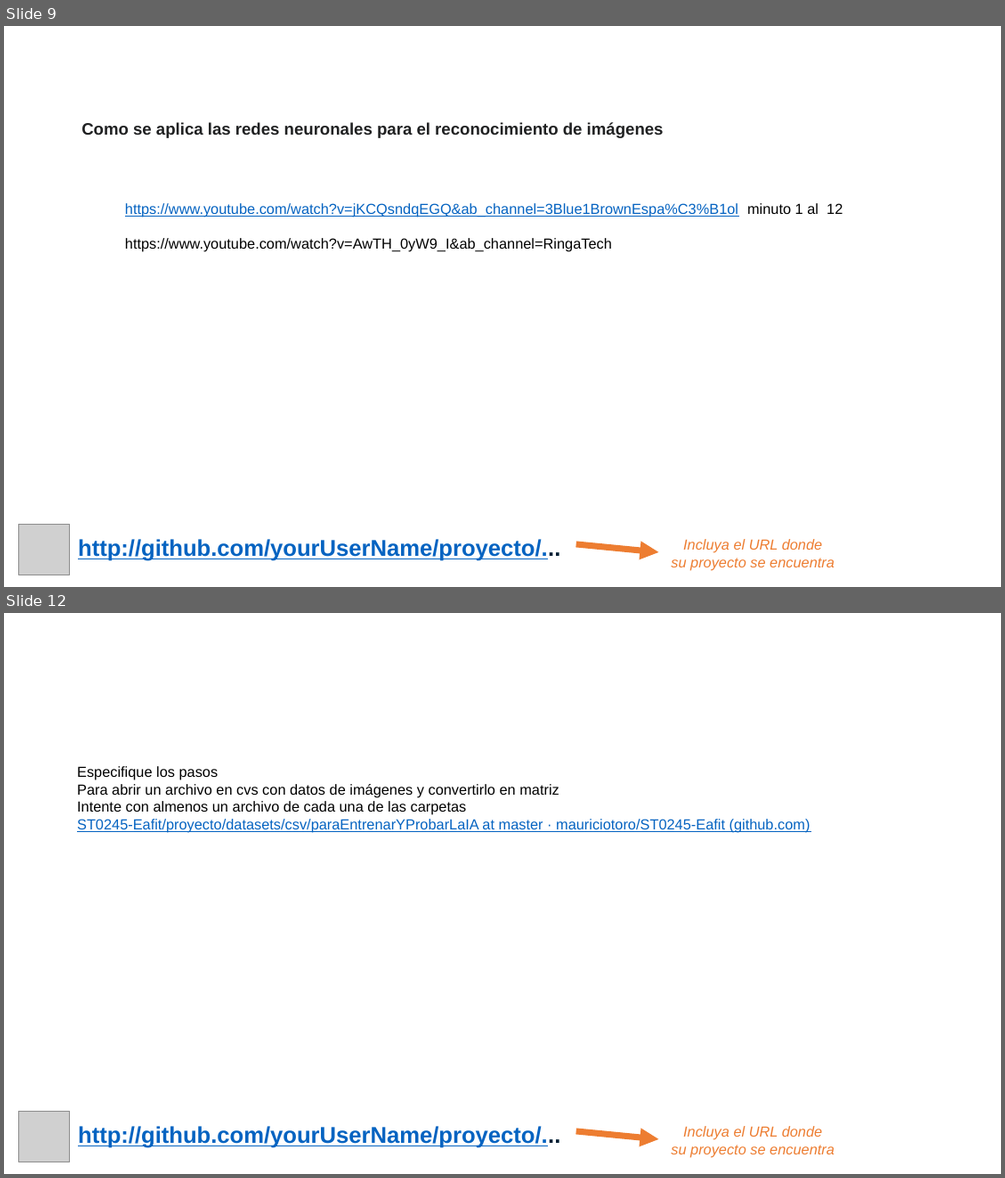
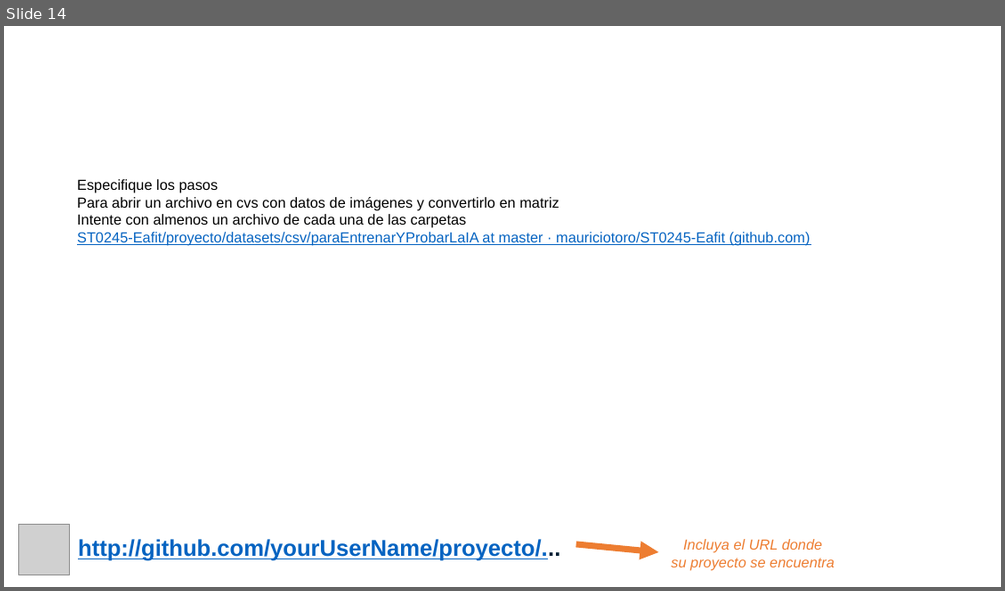
Before and after one commit to GianSz/ProyectoDatos, a slide deck: Presentacion/Presentación Proyecto.pptx. Shown one above the other, each under a label of ours: slides 9 and 12 before the commit, slide 14 after it; the slides between them are not shown. The pictures are 1005x1178 and 1005x591 pixels, drawn with LibreOffice and Linux fonts; fonts in the diff are those of the drawing; grey boxes stand for pictures; background and template pictures are left out. Boxes give left, top, right and bottom in pixels: in the first picture for what was removed or moved away, otherwise in the second. Text is boxed around its words. In the diff, an @@ line names an element or a change of style, - is before the commit and + after.

Commit message:
20/11/2021
Slides Red neuronal

```diff
--- a/Presentacion/Presentación Proyecto.pptx
+++ b/Presentacion/Presentación Proyecto.pptx
@@ slide 9 removed at (4, 26, 1001, 587), background picture (left out) @@
@@ text removed at (81, 122, 663, 138) @@
-Como se aplica las redes neuronales para el reconocimiento de imágenes
@@ text removed at (125, 203, 842, 252) @@
-https://www.youtube.com/watch?v=jKCQsndqEGQ&ab_channel=3Blue1BrownEspa%C3%B1ol minuto 1 al 12
-https://www.youtube.com/watch?v=AwTH_0yW9_I&ab_channel=RingaTech
@@ picture removed at (19, 524, 70, 575) @@
@@ text removed at (78, 539, 560, 561) @@
-http://github.com/yourUserName/proyecto/...
@@ freeform shape removed at (576, 544, 658, 553) @@
@@ text removed at (671, 539, 834, 570) @@
-Incluya el URL donde
-su proyecto se encuentra
@@ what was slide 12 is now slide 14 @@
```
Also in this commit, not shown: 2 slides changed, 3 slides added.
